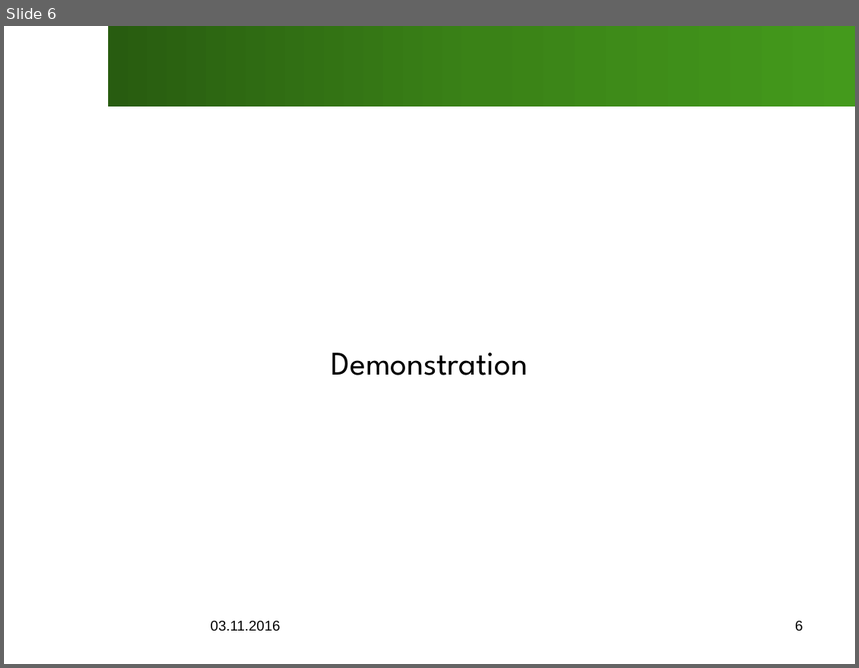
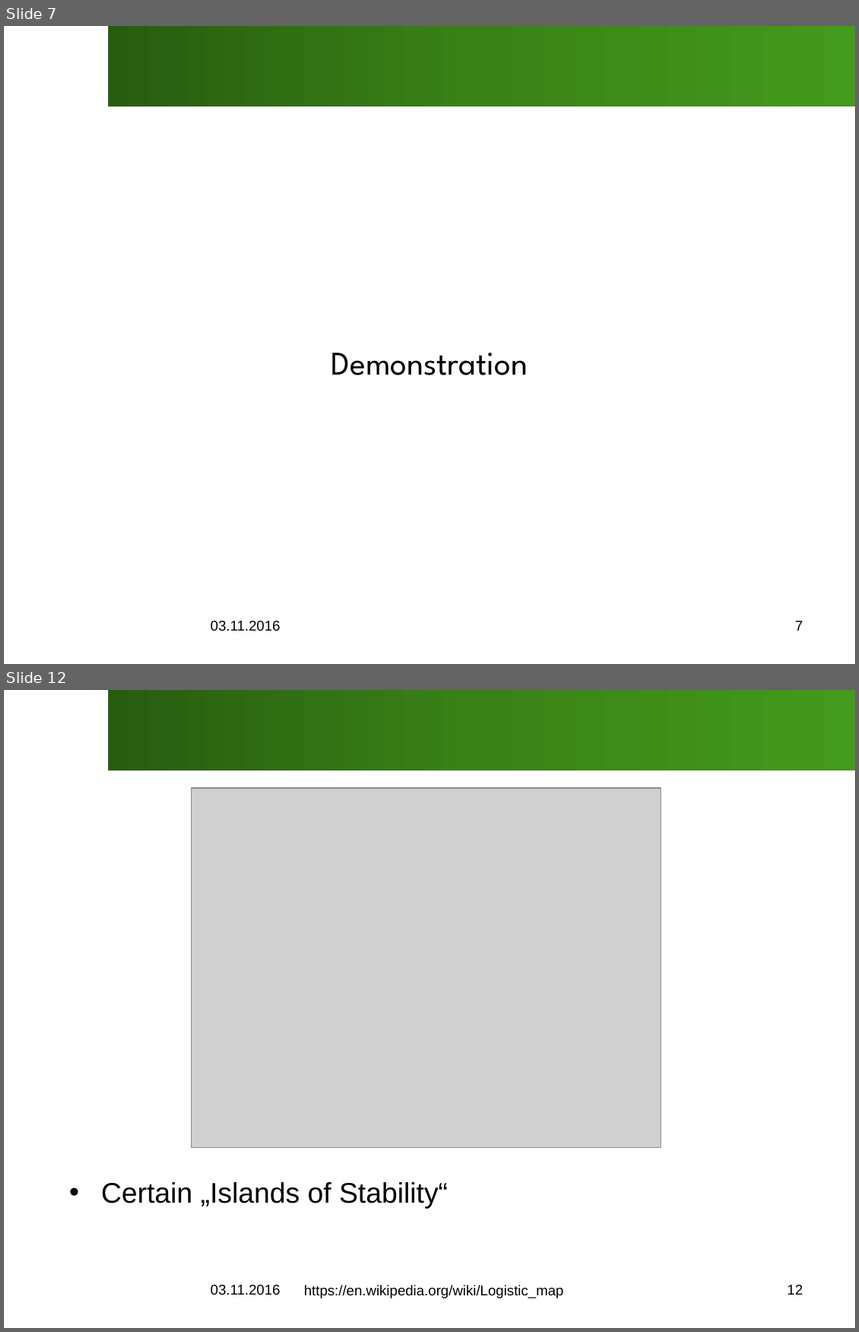
Before and after one commit to SOAS-Uni-Augsburg/ws16-17-group-13, a slide deck: Blatt02/Aufgabe01/Slides.pptx. Shown one above the other, each under a label of ours: slide 6 before the commit, slides 7 and 12 after it; the slides between them are not shown. The pictures are 859x668 and 859x1332 pixels, drawn with LibreOffice and Linux fonts; fonts in the diff are those of the drawing; grey boxes stand for pictures; background and template pictures are left out. Boxes give left, top, right and bottom in pixels: in the first picture for what was removed or moved away, otherwise in the second. Text is boxed around its words. In the diff, an @@ line names an element or a change of style, - is before the commit and + after.

Commit message:
Updates Slides with new graphics and slight restructuring Makes the slides wear fancy pants Adds Logistic Plot Python File

```diff
--- a/Blatt02/Aufgabe01/Slides.pptx
+++ b/Blatt02/Aufgabe01/Slides.pptx
@@ slide 12 added at [4, 690, 855, 1328], background #FFFFFF; not listed: 1 template element that a slide beside it also shows @@
@@ picture added at [191, 788, 661, 1148] @@
@@ text added at [101, 1182, 448, 1208], 24 pt, text #000000 @@
+• Certain „Islands of Stability“
@@ text added at [211, 1285, 281, 1296], 12 pt, text #000000 @@
+03.11.2016
@@ text added at [304, 1285, 564, 1299], 12 pt, text #000000 @@
+https://en.wikipedia.org/wiki/Logistic_map
@@ page number added at [788, 1285, 804, 1295], 12 pt, text #000000 @@
+12
@@ what was slide 6 is now slide 7 @@
@@ page number at [795, 621, 803, 631]: text changed @@
-6
+7
```
Also in this commit, not shown: 6 slides changed, 4 other slides added, 1 other file.
